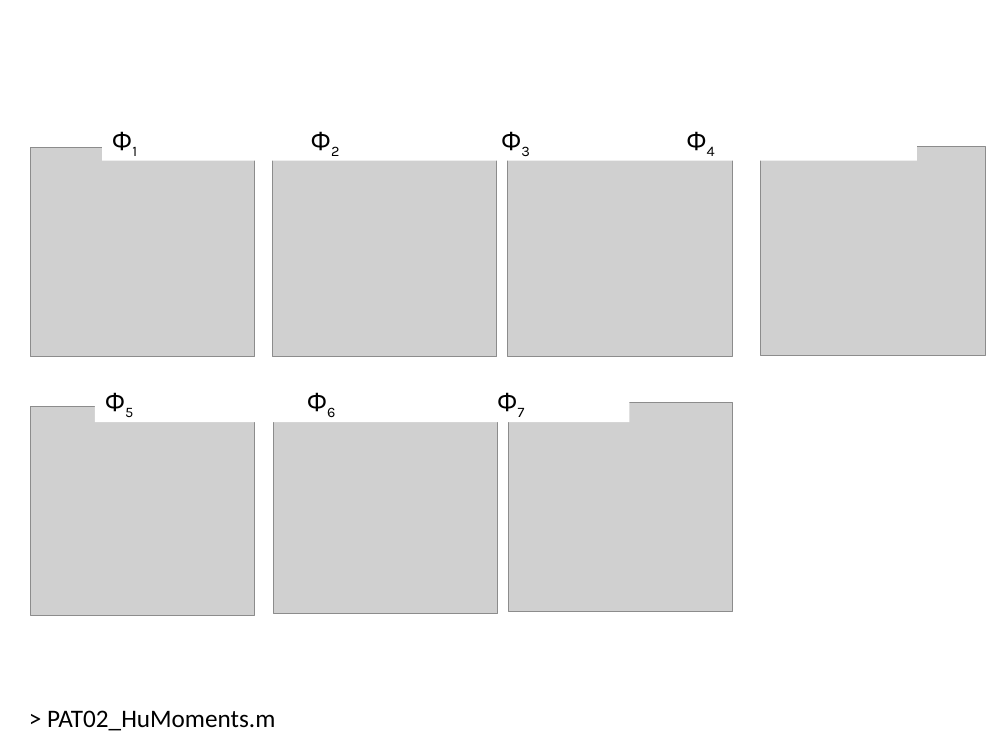
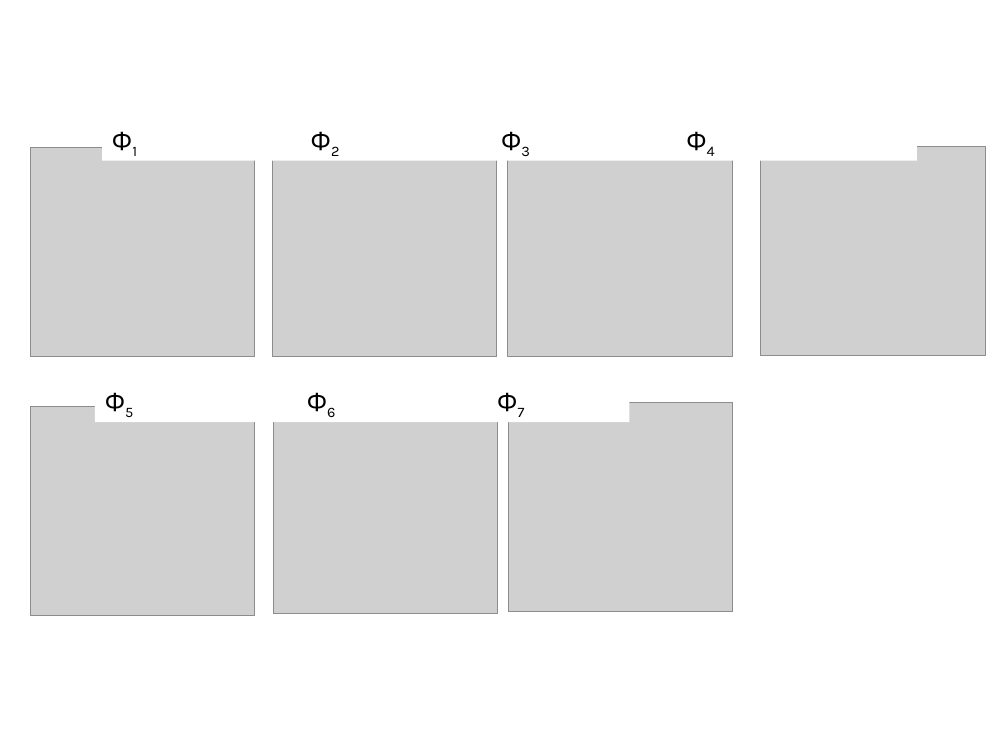
Before and after one commit to domingomery/patrones, a slide deck: slide 14 of clases/Cap02_Extraccion_de_Caracteristicas/presentations/PAT02_GeometricFeatures.pptx. Drawn at 1008x756 pixels with LibreOffice and Linux fonts; fonts in the diff are those of the drawing; grey boxes stand for pictures. Boxes give left, top, right and bottom in pixels: in the first picture for what was removed or moved away, otherwise in the second. Text is boxed around its words. In the diff, an @@ line names an element or a change of style, - is before the commit and + after.

```diff
--- a/clases/Cap02_Extraccion_de_Caracteristicas/presentations/PAT02_GeometricFeatures.pptx
+++ b/clases/Cap02_Extraccion_de_Caracteristicas/presentations/PAT02_GeometricFeatures.pptx
@@ text removed at (47, 710, 275, 731) @@
-> PAT02_HuMoments.m
```
Also in this commit, not shown: 2 other slides changed, 1 slide added.
